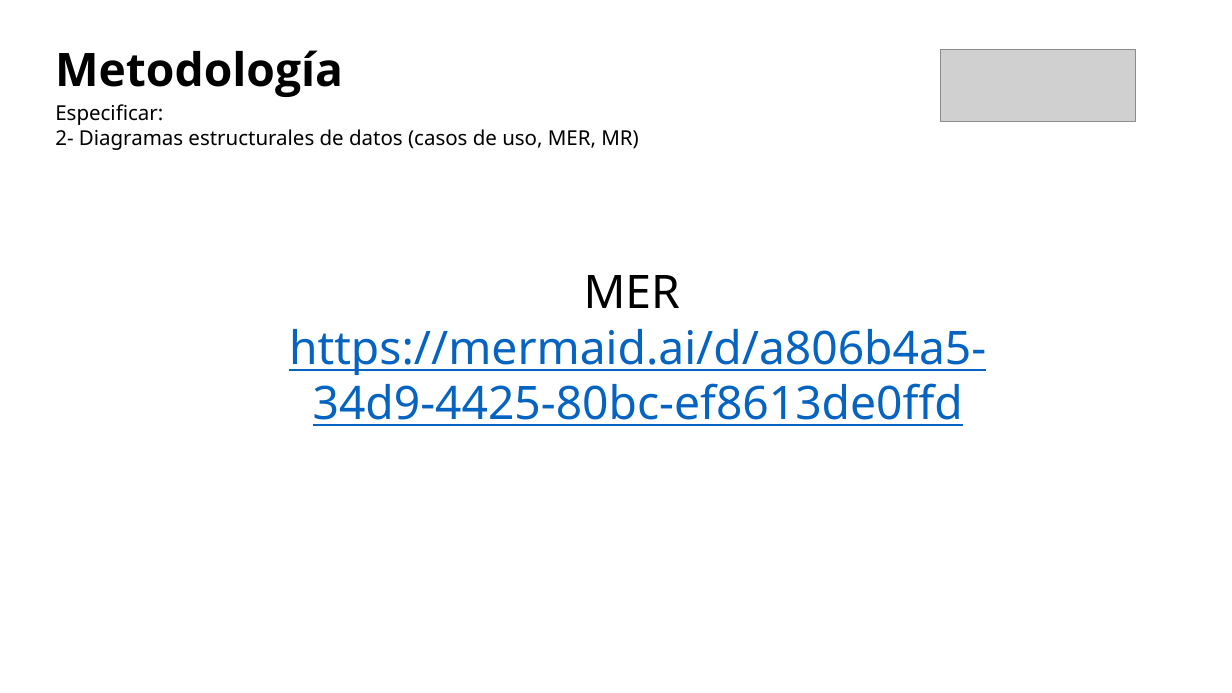
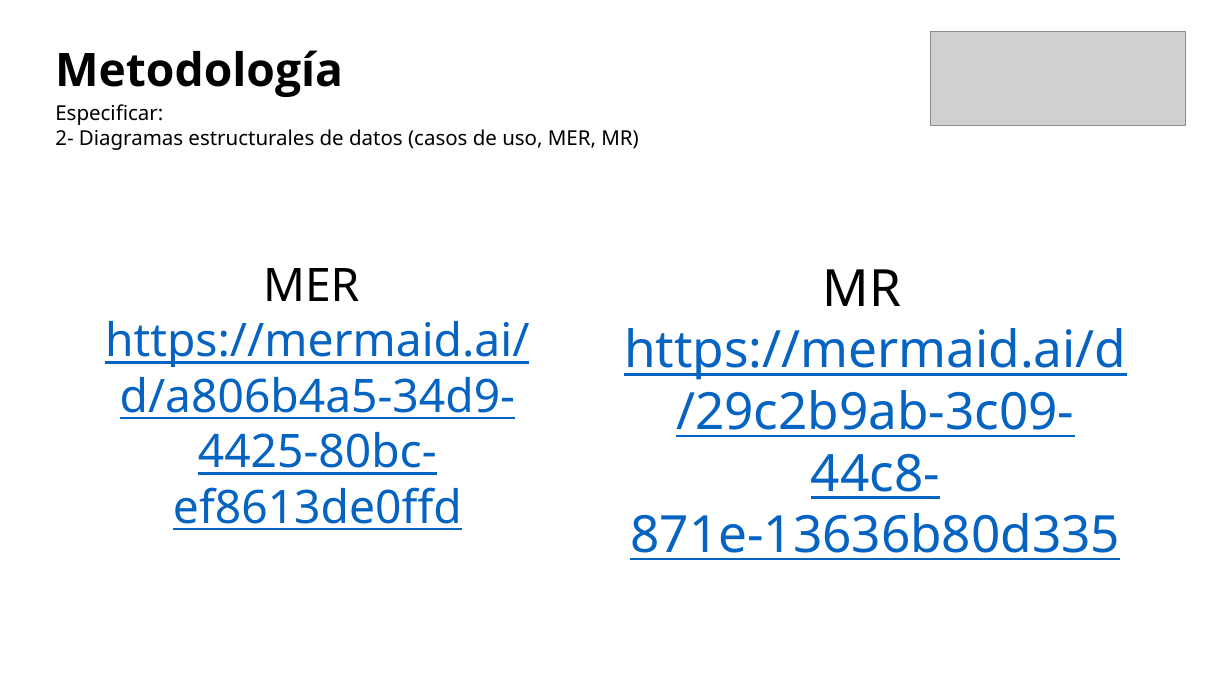
Before and after one commit to SebastianPacheco05/Reservify, a slide deck: slide 14 of docs/docs/files/GC-F-004FormatoPlantillaPresentacionPowerPointV09 (2).pptx (slide 15 before the commit). Drawn at 1232x693 pixels with LibreOffice and Linux fonts; fonts in the diff are those of the drawing; grey boxes stand for pictures. Boxes give left, top, right and bottom in pixels: in the first picture for what was removed or moved away, otherwise in the second. Text is boxed around its words. In the diff, an @@ line names an element or a change of style, - is before the commit and + after.

```diff
--- a/docs/docs/files/GC-F-004FormatoPlantillaPresentacionPowerPointV09 (2).pptx
+++ b/docs/docs/files/GC-F-004FormatoPlantillaPresentacionPowerPointV09 (2).pptx
@@ picture: place and size @@
-picture at box(940, 50, 1136, 122)
+picture at box(931, 31, 1186, 126)
@@ text "MER https://mermaid.ai/d/a806b4a5-34d9-4425-80bc-ef8613de0ff ..." rewrapped from box(289, 275, 986, 426) to box(105, 268, 529, 475) @@
@@ text added at box(624, 269, 1127, 560), 40 pt, text #0563C1, underline @@
+MR https://mermaid.ai/d/29c2b9ab-3c09-44c8-871e-13636b80d335
```
Also in this commit, not shown: 14 other slides changed, 2 slides added, 8 slides removed, 1 other file.
